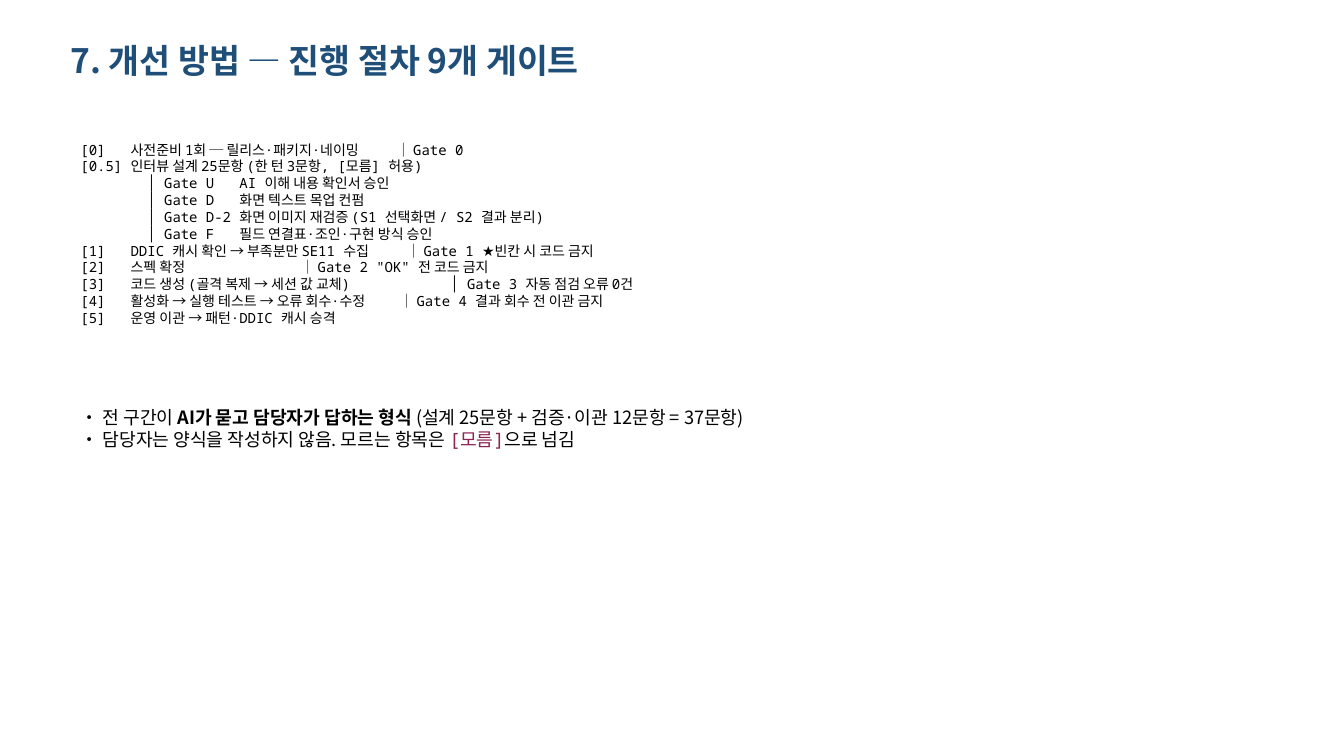
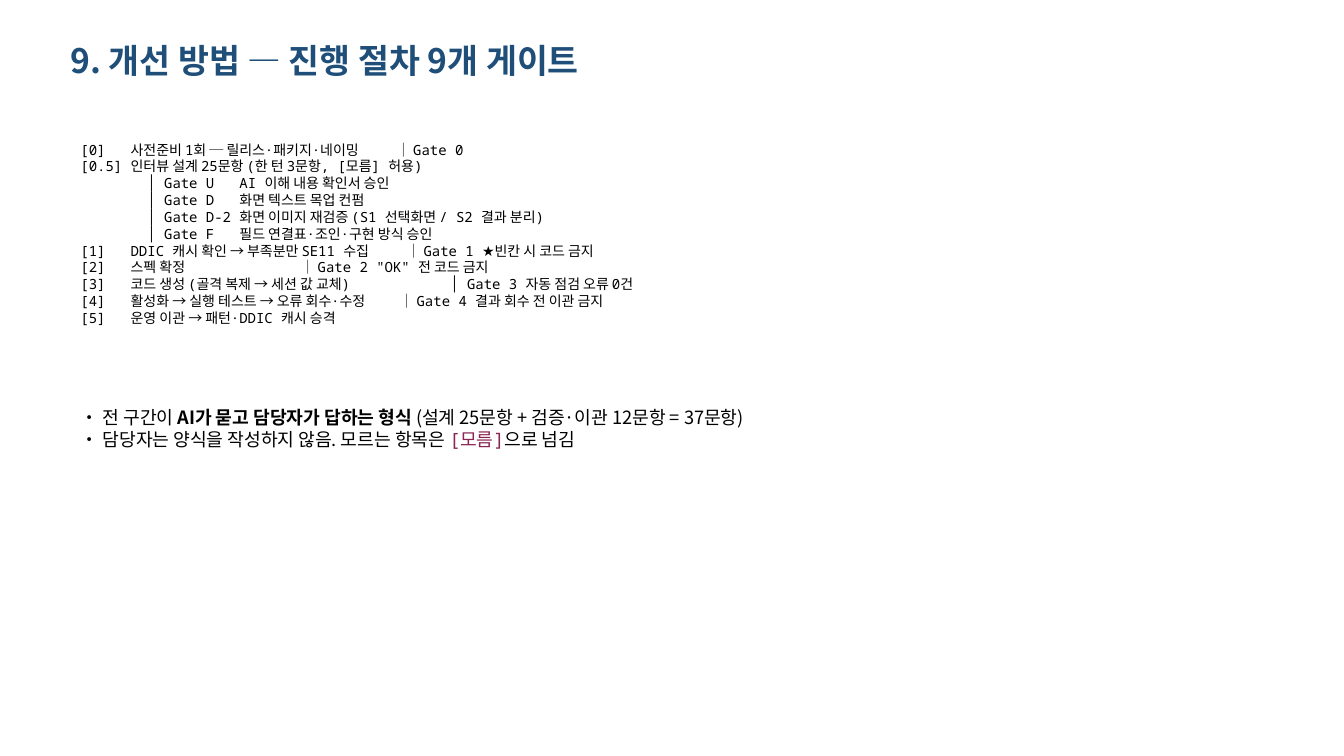
Before and after one commit to hyosungitx00/AI, a slide deck: slide 12 of report/dist/ai-abap-result-deck.pptx (slide 9 before the commit). Drawn at 1344x756 pixels with LibreOffice and Linux fonts; fonts in the diff are those of the drawing. Boxes give left, top, right and bottom in pixels: in the first picture for what was removed or moved away, otherwise in the second. Text is boxed around its words. In the diff, an @@ line names an element or a change of style, - is before the commit and + after.

```diff
--- a/report/dist/ai-abap-result-deck.pptx
+++ b/report/dist/ai-abap-result-deck.pptx
@@ text at [70,44,579,76]: text changed @@
-7. 개선 방법 — 진행 절차 9개 게이트
+9. 개선 방법 — 진행 절차 9개 게이트
```
Also in this commit, not shown: 12 other slides changed, 7 slides added, 3 slides removed, 2 other files.
